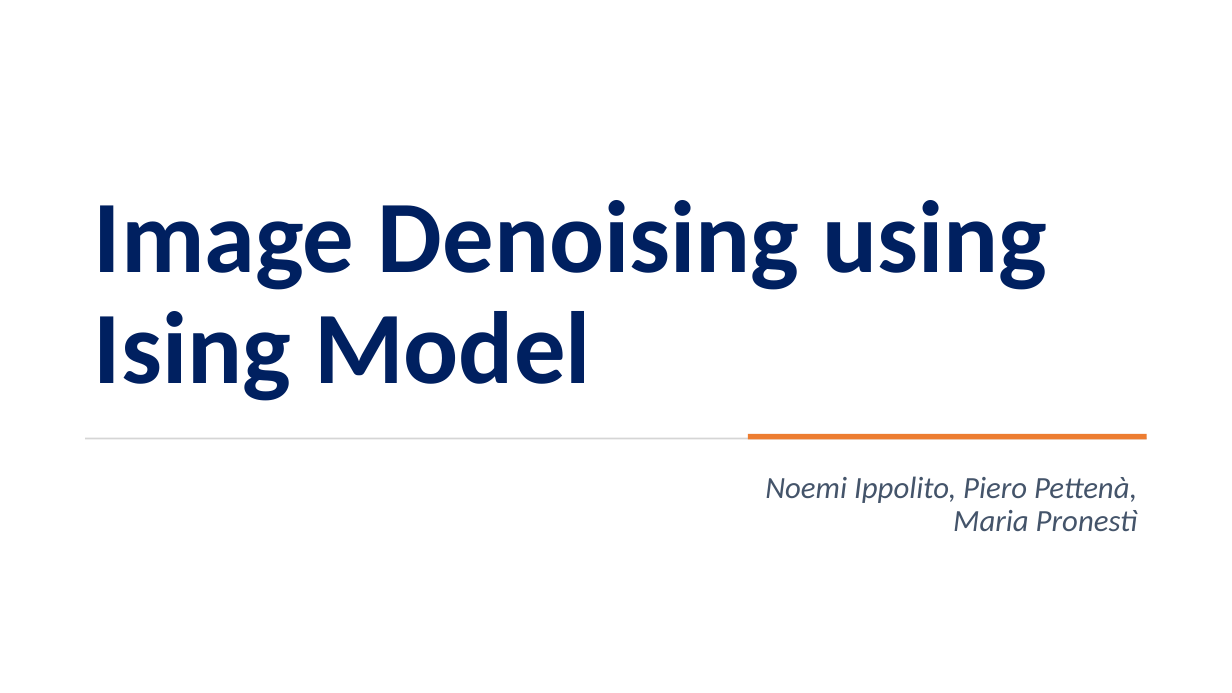
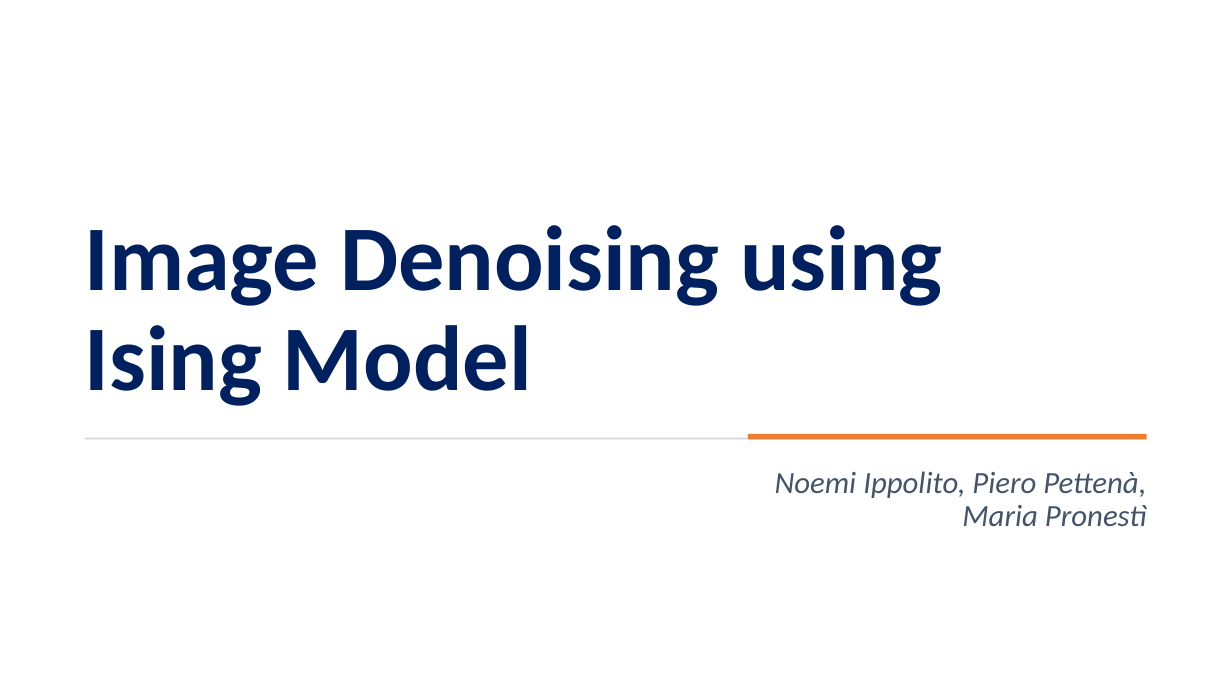
Before and after one commit to pettepiero/Ising-image-denoising, a slide deck: slide 1 of pml.pptm. Drawn at 1232x693 pixels with LibreOffice and Linux fonts; fonts in the diff are those of the drawing. Boxes give left, top, right and bottom in pixels: in the first picture for what was removed or moved away, otherwise in the second. Text is boxed around its words. In the diff, an @@ line names an element or a change of style, - is before the commit and + after.

Commit message:
Added slides on ICM

```diff
--- a/pml.pptm
+++ b/pml.pptm
@@ title "Image Denoising using Ising Model" at (x1=85, y1=225, x2=942, y2=406): size 80 to 72 pt @@
@@ subtitle "Noemi Ippolito, Piero Pettenà, Maria ..." moved from (x1=765, y1=476, x2=1138, y2=531) to (x1=775, y1=471, x2=1147, y2=526) @@
```
Also in this commit, not shown: 5 other slides changed, 12 slides added, 9 slides removed.
